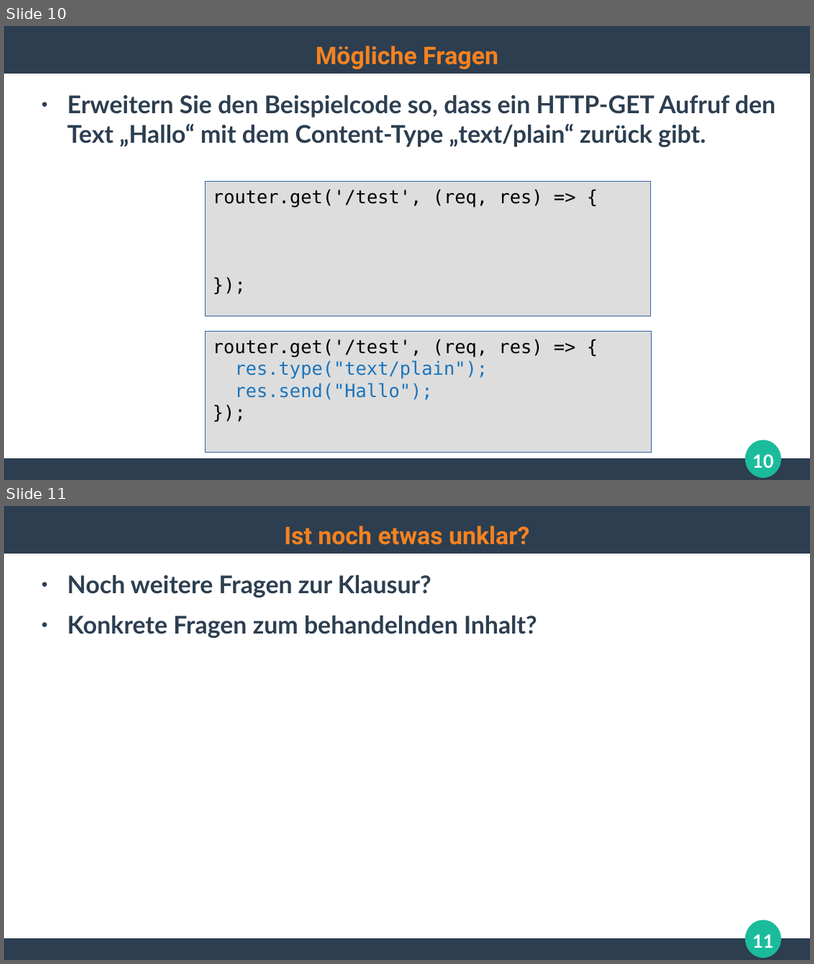
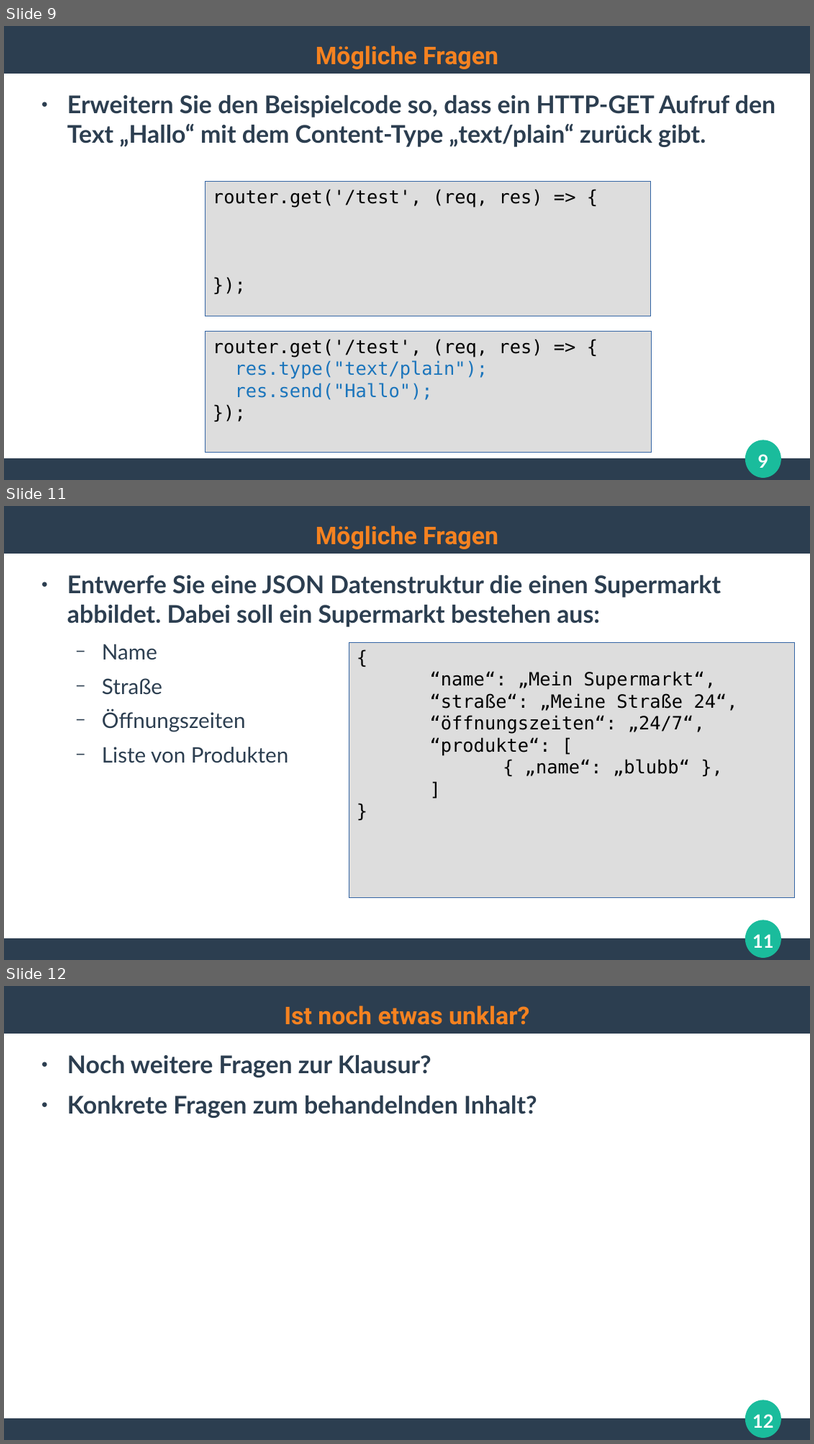
Before and after one commit to ghandmann/HS-AlbSig-WebAnwendungen2, a slide deck: Kapitel/99_Klausurvorbereitung.odp. Shown one above the other, each under a label of ours: slides 10 and 11 before the commit, slides 9, 11 and 12 after it; the slides between them are not shown. The pictures are 814x964 and 814x1444 pixels, drawn with LibreOffice and Linux fonts; fonts in the diff are those of the drawing. Boxes give left, top, right and bottom in pixels: in the first picture for what was removed or moved away, otherwise in the second. Text is boxed around its words. In the diff, an @@ line names an element or a change of style, - is before the commit and + after.

```diff
--- a/Kapitel/99_Klausurvorbereitung.odp
+++ b/Kapitel/99_Klausurvorbereitung.odp
@@ slide 11 added at (4, 506, 810, 960), background #FFFFFF; not listed: 3 template elements that a slide beside it also shows @@
@@ title added at (316, 525, 499, 549), 24 pt, text #F58220, bold @@
+Mögliche Fragen
@@ text added at (67, 575, 721, 763), 24 pt, text #2C3E50, bold @@
+● Entwerfe Sie eine JSON Datenstruktur die einen Supermarkt abbildet. Dabei soll ein Supermarkt bestehen aus:
+  − Name
+  − Straße
+  − Öffnungszeiten
+  − Liste von Produkten
@@ rectangle added at (350, 642, 795, 898), fill #DDDDDD, outline #3465A4 0 pt, 18 pt, text #000000 @@
+{
+“name“: „Mein Supermarkt“,
+“straße“: „Meine Straße 24“,
+“öffnungszeiten“: „24/7“,
+“produkte“: [
+{ „name“: „blubb“ },
+]
+}
@@ page number added at (753, 934, 774, 947), 18 pt, text #FFFFFF, bold @@
+11
@@ what was slide 10 is now slide 9 @@
@@ page number at (759, 454, 769, 467): text changed @@
-10
+9
@@ what was slide 11 is now slide 12 @@
@@ page number at (753, 1414, 774, 1427): text changed @@
-11
+12
```
Also in this commit, not shown: 1 slide changed, 1 other slide added, 1 slide removed.
